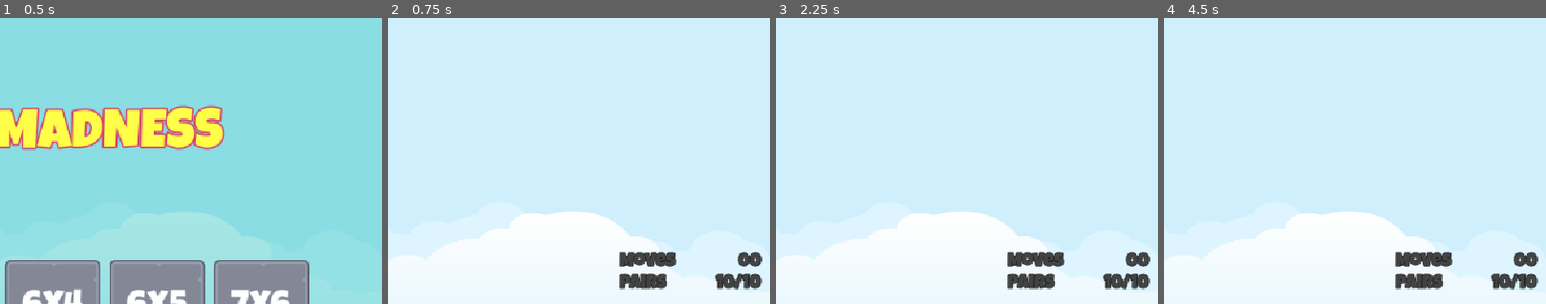
Above: before the commit, frames 1-4 (left to right).
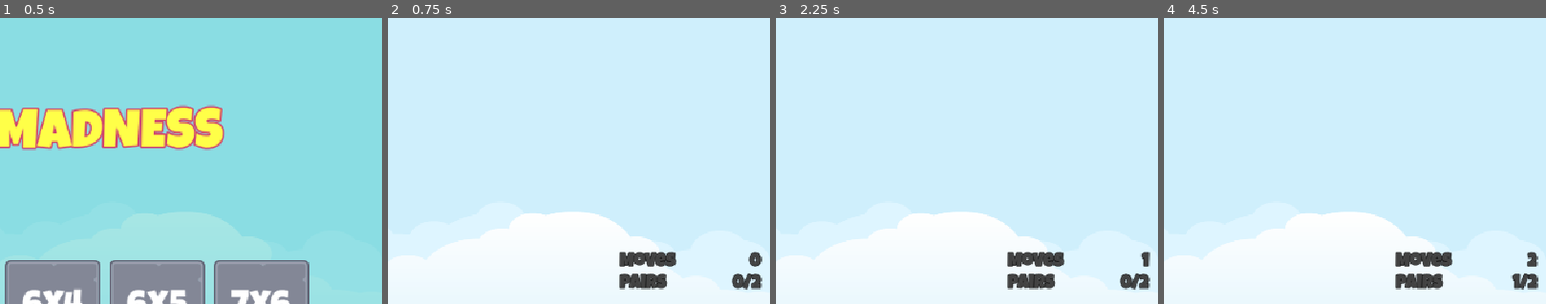
Above: after the commit, the same moments.

Repository: JaseBird/my-2d-game-dev-course
Game: Godot game, scene res://Scenes/Master/Master.tscn
The game is run twice, just before and just after one commit, with the same random seed, the same clock (stepped at 60 frames per second) and the same inputs.
Inputs (mouse positions are % of the whole screen's width and height, from its top left):
- Up to frame 1 (0.5 s): no input
- Up to frame 2 (0.75 s): click "2x2" at 0.5 s
- Up to frame 3 (2.25 s): click (35, 44) at 1.25 s; click (44, 44) at 2.02 s
- Up to frame 4 (4.5 s): click (35, 56) at 2.77 s; click (44, 56) at 3.52 s; click (35, 44) at 4.25 s
The pictures show only the part of the screen within x 50-100%, y 0-50%; the shares and areas given below are measured in that part.

Frame 1 is identical in both runs. In frame 2, 0.6% of the frame differs, in the area x 85-98%, y 81-95%; in frame 3, 0.7%; in frame 4, 0.7%.

Commit message:
feat: update UI when player makes a move or selects a pair

Diff:
--- a/04-memory-madness/Scenes/Game/Game.gd
+++ b/04-memory-madness/Scenes/Game/Game.gd
@@ -3,6 +3,8 @@
 @onready var tile_grid: GridContainer = $UI/TileGrid
 @onready var sound: AudioStreamPlayer = $Sound
 @onready var scorer: Scorer = $Scorer
+@onready var moves_label: Label = $UI/MarginContainer/VBoxContainer/HBoxMoves/MovesLabel
+@onready var pairs_label: Label = $UI/MarginContainer/VBoxContainer/HBoxPairs/PairsLabel
 
 
 const MEMORY_TILE = preload("res://Scenes/MemoryTile/MemoryTile.tscn")
@@ -14,6 +16,11 @@
 
 func _enter_tree() -> void:
 	SignalHub.on_level_selected.connect(_on_level_selected)
+
+
+func _process(delta: float) -> void:
+	moves_label.text = scorer.get_moves_made_str()
+	pairs_label.text = scorer.get_pairs_made_str()
 
 
 func add_memory_tile(image: Texture2D, frame: Texture2D) -> void:
--- a/04-memory-madness/Scenes/Game/Game.tscn
+++ b/04-memory-madness/Scenes/Game/Game.tscn
@@ -52,7 +52,7 @@
 text = "Moves"
 label_settings = ExtResource("2_y3kpf")
 
-[node name="MovesNumber" type="Label" parent="UI/MarginContainer/VBoxContainer/HBoxMoves"]
+[node name="MovesLabel" type="Label" parent="UI/MarginContainer/VBoxContainer/HBoxMoves"]
 layout_mode = 2
 text = "00"
 label_settings = ExtResource("2_y3kpf")
@@ -66,7 +66,7 @@
 text = "Pairs"
 label_settings = ExtResource("2_y3kpf")
 
-[node name="PairsNumber" type="Label" parent="UI/MarginContainer/VBoxContainer/HBoxPairs"]
+[node name="PairsLabel" type="Label" parent="UI/MarginContainer/VBoxContainer/HBoxPairs"]
 layout_mode = 2
 text = "10/10"
 label_settings = ExtResource("2_y3kpf")
--- a/04-memory-madness/Scenes/Scorer/Scorer.gd
+++ b/04-memory-madness/Scenes/Scorer/Scorer.gd
@@ -14,6 +14,14 @@
 func _enter_tree() -> void:
 	SignalHub.on_tile_selected.connect(on_tile_selected)
 	SignalHub.on_game_exit_pressed.connect(on_game_exit_pressed)
+
+
+func get_moves_made_str() -> String:
+	return str(_moves_made)
+
+
+func get_pairs_made_str() -> String:
+	return "%d/%d" % [_pairs_made, _target_pairs]
 
 
 func clear_new_game(target_pairs: int) -> void:
